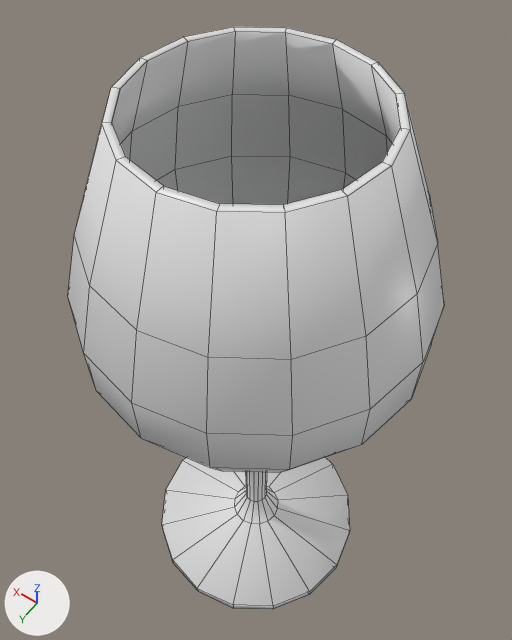
A saved change to the FBX model Assets/Meshes/glass-wine.fbx.
Camera for both pictures: a 50 mm lens placed at (-0.082, 0.114, 0.217), pointed at (0.011, -0.015, 0.014). The axes (+X, +Y, +Z) are drawn at lower left. The lights are the same throughout. Mesh edges are drawn as thin lines. Where no turn or scale is listed for an object, it has been applied to the vertices.

Objects in the first picture: 'glass_wine'.
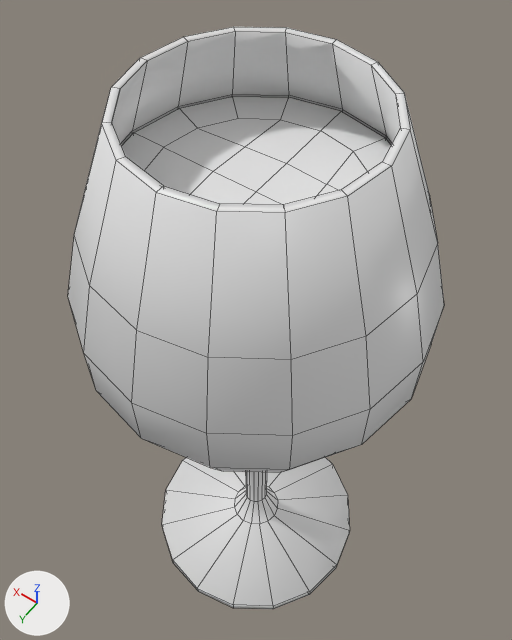
The newer file is also turned or shifted as a whole; pictures and numbers use the older file's frame.

What differs and where, as boxes (x1, y1, x2, y2) in the pictures (512 x 640 px):
```json
{"object": "liquid_wine", "change": "added", "after": [122, 96, 391, 205]}
```

Scene script edits in JSON lines:
```json
{"op": "add", "block": "me_liquid_wine_mesh", "code": ["me_liquid_wine_mesh = bpy.data.meshes.new('liquid_wine.mesh')", "me_liquid_wine_mesh.from_pydata(...)  # 146 vertices, 144 faces; spans x -0.0496..0.0496, y -0.0496..0.0496, z 0.1252..0.2088", "me_liquid_wine_mesh.materials.append(mat_m_quick_glass)  # white #e7e7e7"]}
{"op": "add", "block": "ob_liquid_wine", "code": ["ob_liquid_wine = bpy.data.objects.new('liquid_wine', me_liquid_wine_mesh)", "ob_liquid_wine.location = (0.0, 0.0, -0.1171)"]}
```
